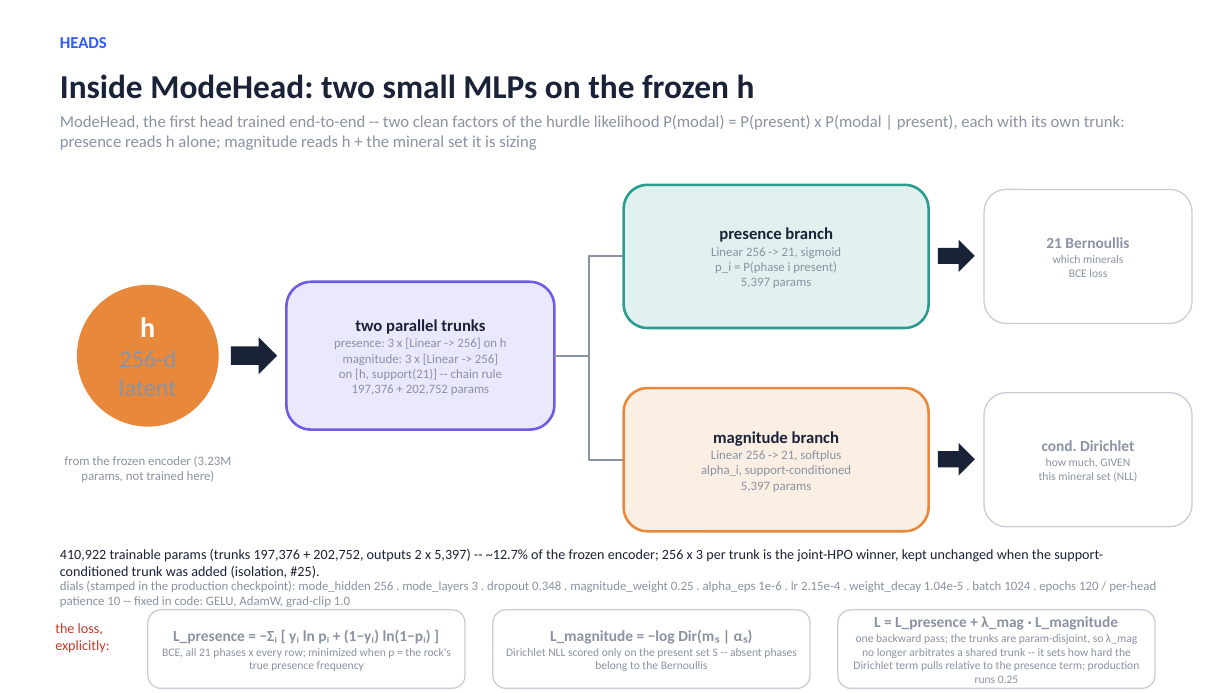
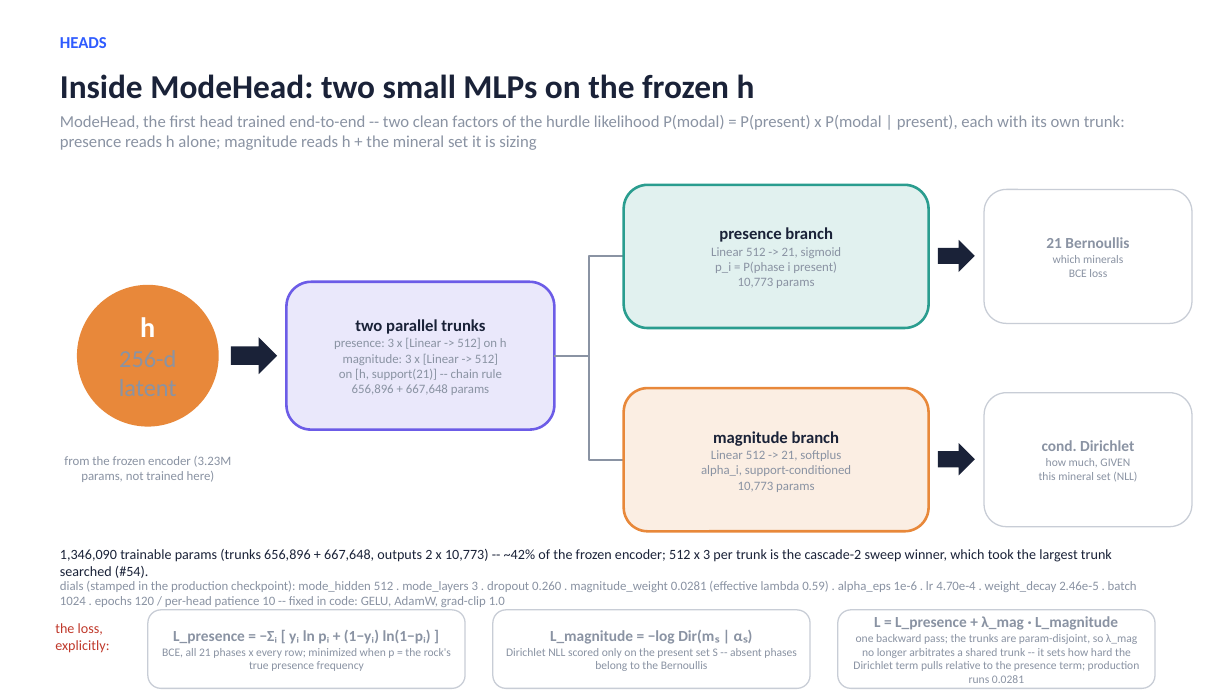
Before and after one commit to matthew-j-liu/phasecast, a slide deck: slide 12 of slides/overview.pptx (slide 13 before the commit). Drawn at 1232x693 pixels with LibreOffice and Linux fonts; fonts in the diff are those of the drawing. Boxes give left, top, right and bottom in pixels: in the first picture for what was removed or moved away, otherwise in the second. Text is boxed around its words. In the diff, an @@ line names an element or a change of style, - is before the commit and + after.

```diff
--- a/slides/overview.pptx
+++ b/slides/overview.pptx
@@ text in rounded rectangle at [711,247,842,258]: text changed @@
-Linear 256 -> 21, sigmoid
+Linear 512 -> 21, sigmoid
@@ text in rounded rectangle at [738,278,814,288]: text changed @@
-5,397 params
+10,773 params
@@ text in rounded rectangle at [334,338,507,365]: text changed @@
-presence: 3 x [Linear -> 256] on h
-magnitude: 3 x [Linear -> 256]
+presence: 3 x [Linear -> 512] on h
+magnitude: 3 x [Linear -> 512]
@@ text in rounded rectangle at [352,384,489,395]: text changed @@
-197,376 + 202,752 params
+656,896 + 667,648 params
@@ text in rounded rectangle at [711,450,841,461]: text changed @@
-Linear 256 -> 21, softplus
+Linear 512 -> 21, softplus
@@ text in rounded rectangle at [738,482,814,492]: text changed @@
-5,397 params
+10,773 params
@@ text at [60,549,1112,578]: text changed @@
-410,922 trainable params (trunks 197,376 + 202,752, outputs 2 x 5,397) -- ~12.7% of the frozen encoder; 256 x 3 per trunk is the joint-HPO winner, kept unchanged when the support-conditioned trunk was added (isolation, #25).
+1,346,090 trainable params (trunks 656,896 + 667,648, outputs 2 x 10,773) -- ~42% of the frozen encoder; 512 x 3 per trunk is the cascade-2 sweep winner, which took the largest trunk searched (#54).
@@ text at [60,581,1137,607]: text changed @@
-dials (stamped in the production checkpoint): mode_hidden 256 . mode_layers 3 . dropout 0.348 . magnitude_weight 0.25 . alpha_eps 1e-6 . lr 2.15e-4 . weight_decay 1.04e-5 . batch 1024 . epochs 120 / per-head patience 10 -- fixed in code: GELU, AdamW, grad-clip 1.0
+dials (stamped in the production checkpoint): mode_hidden 512 . mode_layers 3 . dropout 0.260 . magnitude_weight 0.0281 (effective lambda 0.59) . alpha_eps 1e-6 . lr 4.70e-4 . weight_decay 2.46e-5 . batch 1024 . epochs 120 / per-head patience 10 -- fixed in code: GELU, AdamW, grad-clip 1.0
@@ text in rounded rectangle at [853,634,1140,683]: text changed @@
-one backward pass; the trunks are param-disjoint, so λ_mag no longer arbitrates a shared trunk -- it sets how hard the Dirichlet term pulls relative to the presence term; production runs 0.25
+one backward pass; the trunks are param-disjoint, so λ_mag no longer arbitrates a shared trunk -- it sets how hard the Dirichlet term pulls relative to the presence term; production runs 0.0281
```
Also in this commit, not shown: 13 other slides changed, 2 slides added, 1 slide removed, 3 other files.
